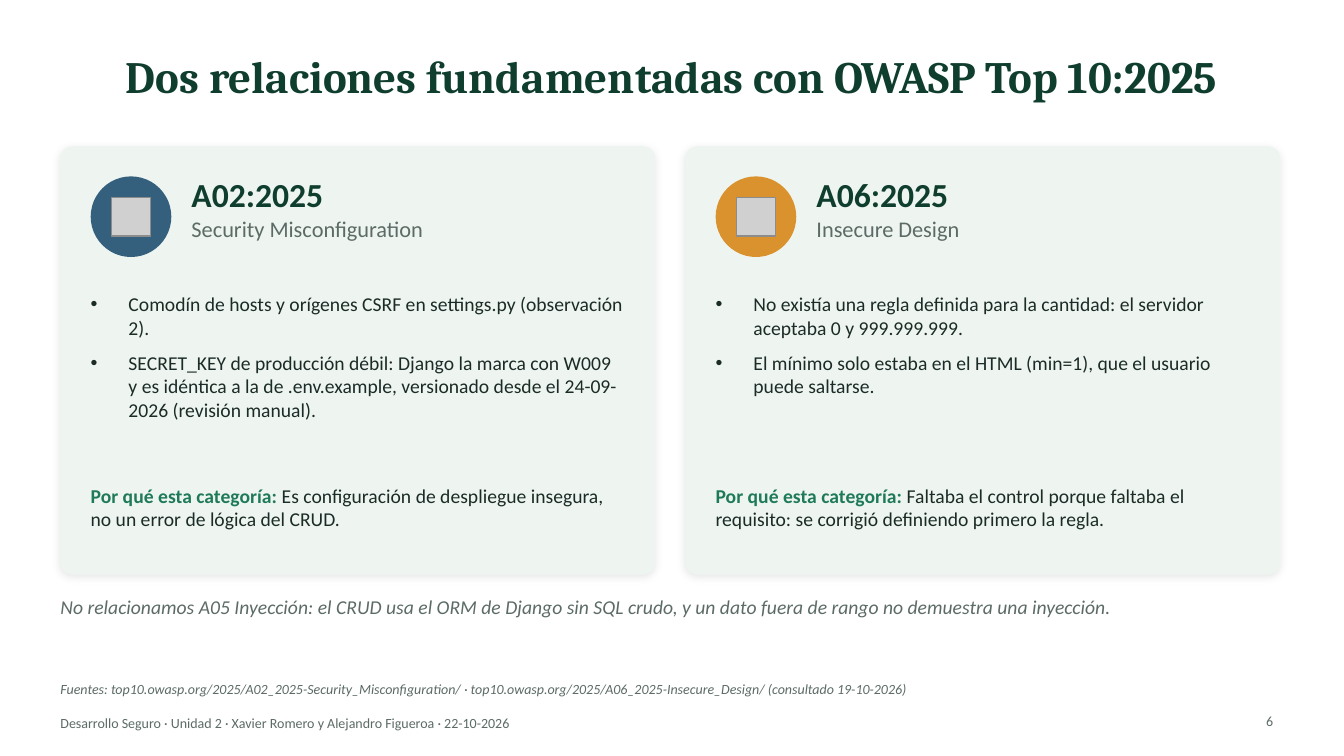
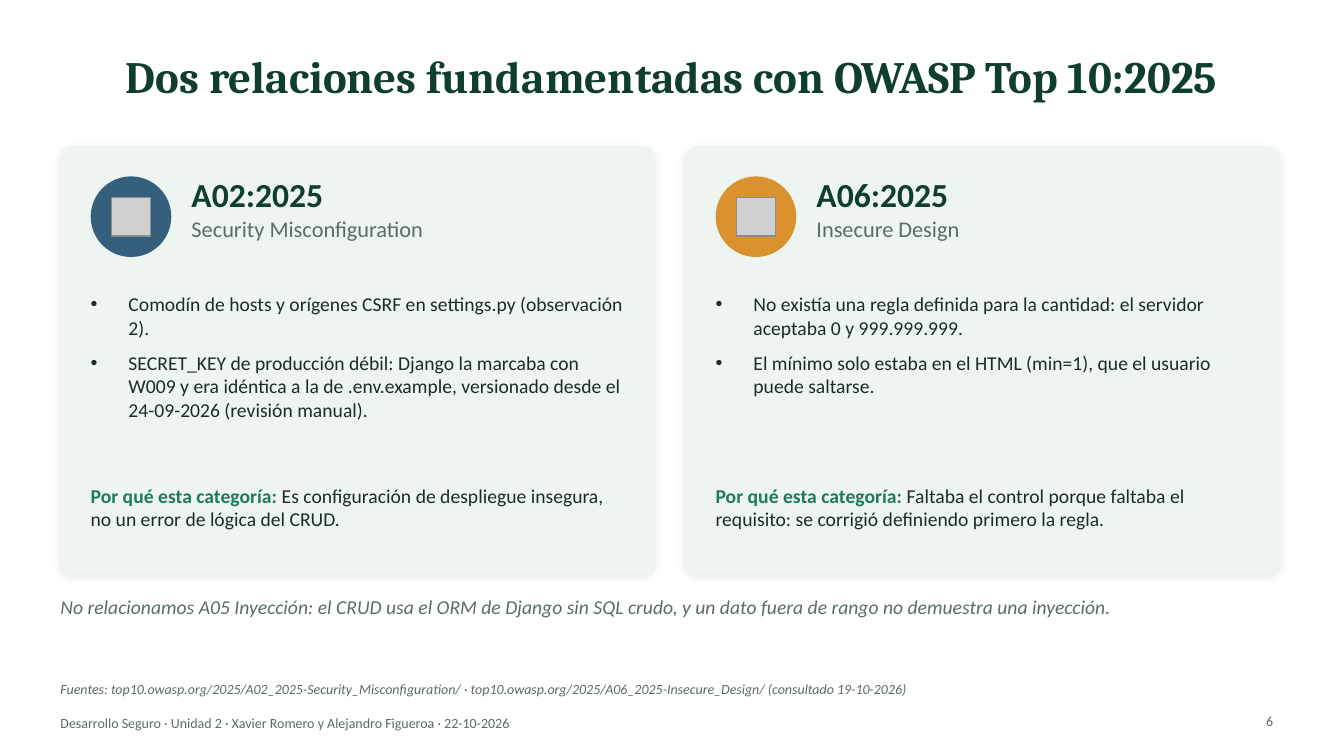
Before and after one commit to xaviiromf/desarrollo-seguro-10-09, a slide deck: slide 6 of evaluacion_u2/Presentacion_U2_Desarrollo_Seguro.pptx. Drawn at 1344x756 pixels with LibreOffice and Linux fonts; fonts in the diff are those of the drawing; grey boxes stand for pictures. Boxes give left, top, right and bottom in pixels: in the first picture for what was removed or moved away, otherwise in the second. Text is boxed around its words. In the diff, an @@ line names an element or a change of style, - is before the commit and + after.

```diff
--- a/evaluacion_u2/Presentacion_U2_Desarrollo_Seguro.pptx
+++ b/evaluacion_u2/Presentacion_U2_Desarrollo_Seguro.pptx
@@ text at (128,356,620,420): text changed @@
-• SECRET_KEY de producción débil: Django la marca con W009 y es idéntica a la de .env.example, versionado desde el 24-09-2026 (revisión manual).
+• SECRET_KEY de producción débil: Django la marcaba con W009 y era idéntica a la de .env.example, versionado desde el 24-09-2026 (revisión manual).
```
Also in this commit, not shown: 12 other slides changed, 10 other files.
